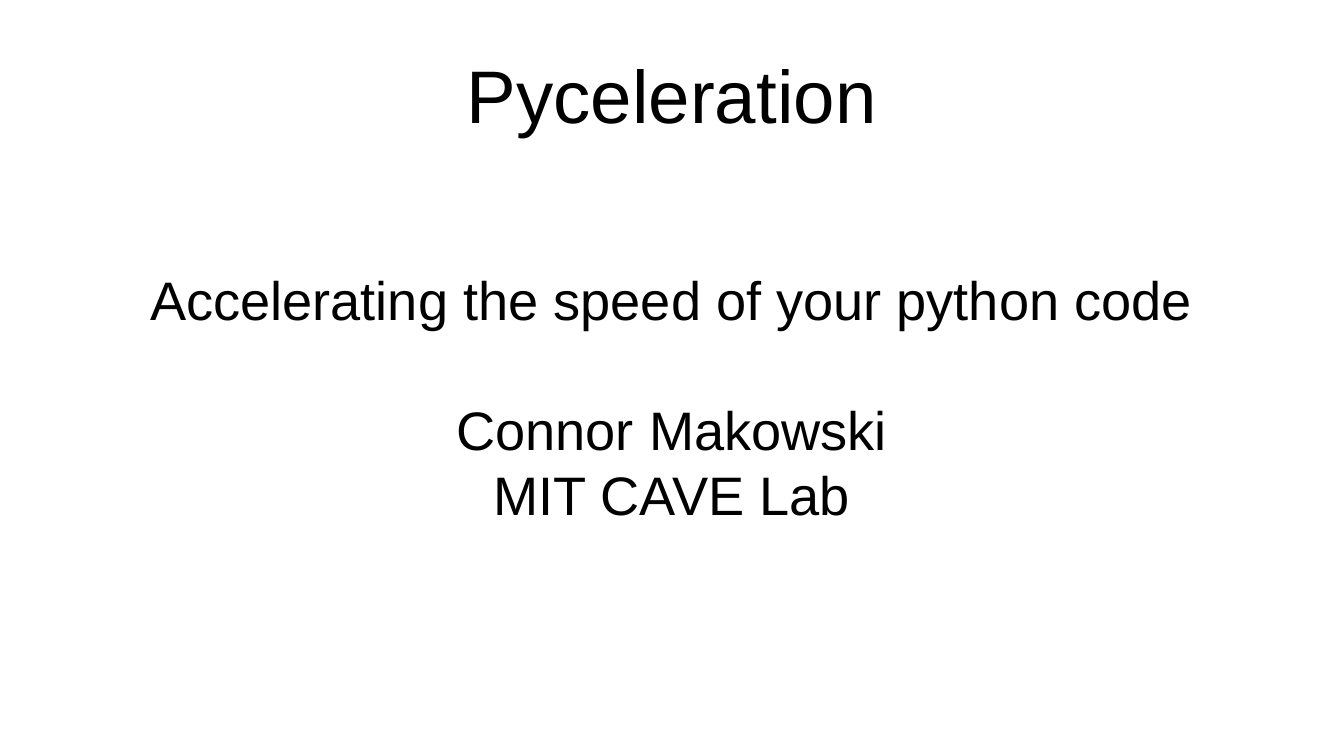
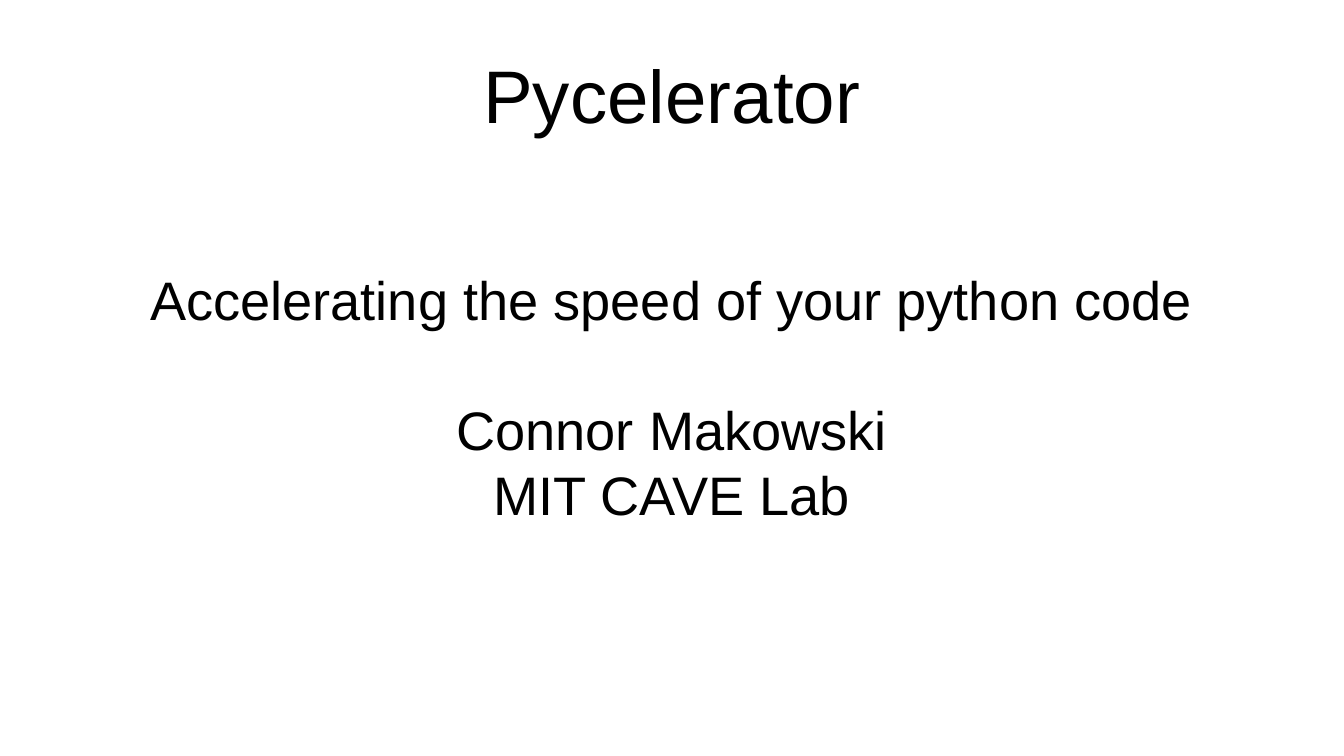
Before and after one commit to connor-makowski/pycelerator, a slide deck: slide 1 of pycelerator.odp. Drawn at 1344x756 pixels with LibreOffice and Linux fonts; fonts in the diff are those of the drawing. Boxes give left, top, right and bottom in pixels: in the first picture for what was removed or moved away, otherwise in the second. Text is boxed around its words. In the diff, an @@ line names an element or a change of style, - is before the commit and + after.

```diff
--- a/pycelerator.odp
+++ b/pycelerator.odp
@@ title at (483, 69, 860, 137): text changed @@
-Pyceleration
+Pycelerator
```
Also in this commit, not shown: 11 other files.
